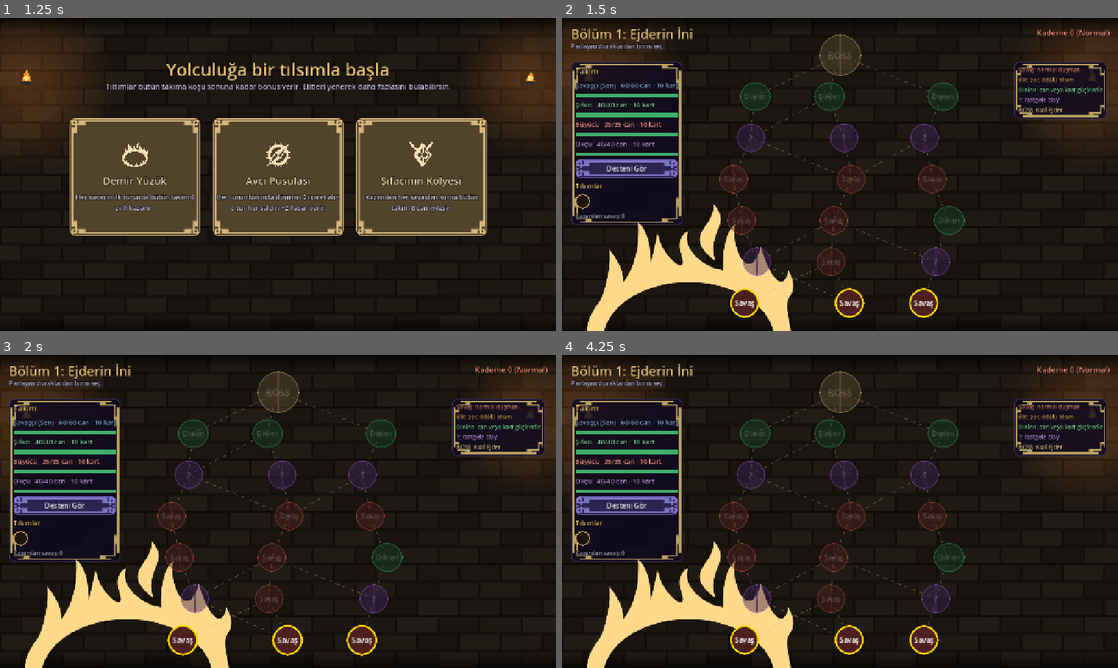
Above: before the commit, frames 1-4 (two rows, left to right).
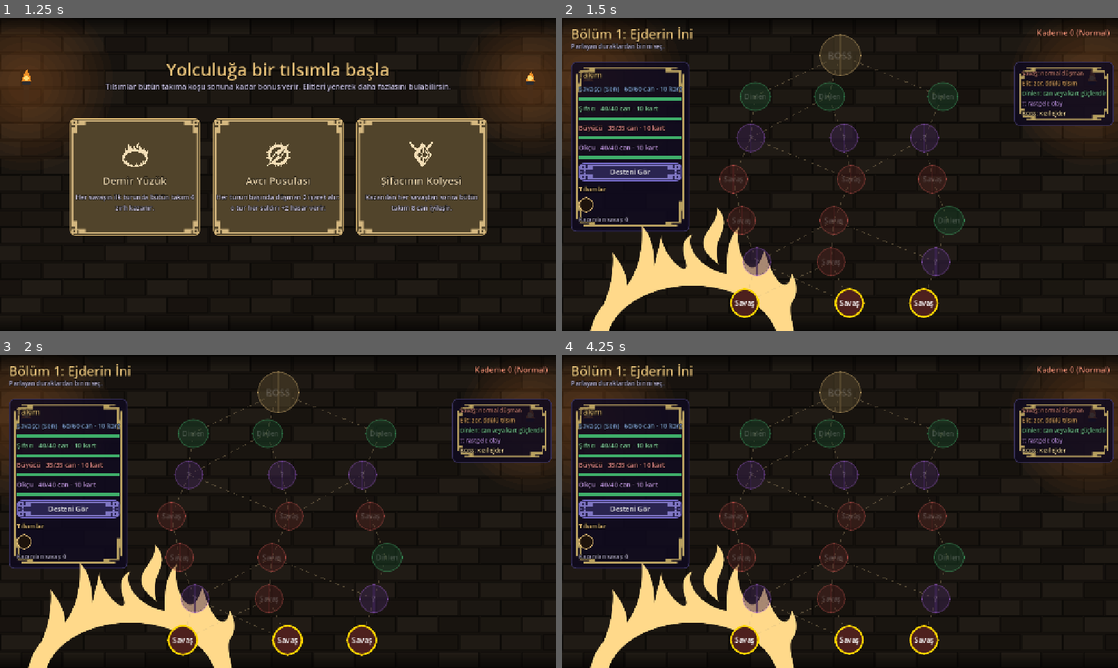
Above: after the commit, the same moments.

Repository: bogacavdar/coop-kart-oyunu
Game: Godot game, scene res://oyun.tscn
Same seed, same stepped clock (60 frames per second), same inputs: the game is played once before the commit and once after it.
Inputs (mouse positions are in pixels of both pictures, inside the frame that each line leads up to):
- Up to frame 1 (1.25 s): click (105, 190) at 0.52 s
- Up to frame 2 (1.5 s): click (695, 177) at 1.27 s
- Up to frame 3 (2 s): no input
- Up to frame 4 (4.25 s): click "Desteni Gör" at 2 s; click "Savaş" at 2.75 s; click "Savaş" at 3.5 s

Frame 1 is identical in both runs. In frame 2, 9.2% of the frame differs, in the area x 1-100%, y 14-100%; in frame 3, 9.1%; in frame 4, 9.2%.

Commit message:
3D modeller: kamera geri, Lich ve Hayalet renkleri, panel kenar boşlukları
Co-Authored-By: Claude Opus 5.5 <noreply@anthropic.com>
Claude-Session: https://claude.ai/code/session_01BTyhiEWYueC4ryox9s8zfK

Diff:
--- a/arayuz/harita_ekrani.gd
+++ b/arayuz/harita_ekrani.gd
@@ -127,7 +127,9 @@
 func _takim_paneli() -> void:
 	var panel := PanelContainer.new()
 	panel.position = Vector2(20, 100)
-	panel.add_theme_stylebox_override("panel", Arayuz.kutu_stili(Color(0.06, 0.04, 0.12, 0.85), Color("#3a3360")))
+	var panel_stili := Arayuz.kutu_stili(Color(0.06, 0.04, 0.12, 0.85), Color("#3a3360"))
+	panel_stili.set_content_margin_all(18)
+	panel.add_theme_stylebox_override("panel", panel_stili)
 	add_child(panel)
 	Arayuz.susle(panel, Color("#b8a060"), Arayuz.PANEL_CERCEVESI, -6.0)
 	var dikey := VBoxContainer.new()
@@ -166,7 +168,9 @@
 func _lejant() -> void:
 	var panel := PanelContainer.new()
 	panel.position = Vector2(1040, 100)
-	panel.add_theme_stylebox_override("panel", Arayuz.kutu_stili(Color(0.06, 0.04, 0.12, 0.85), Color("#3a3360")))
+	var panel_stili := Arayuz.kutu_stili(Color(0.06, 0.04, 0.12, 0.85), Color("#3a3360"))
+	panel_stili.set_content_margin_all(18)
+	panel.add_theme_stylebox_override("panel", panel_stili)
 	add_child(panel)
 	Arayuz.susle(panel, Color("#b8a060"), Arayuz.PANEL_CERCEVESI, -6.0)
 	var dikey := VBoxContainer.new()
--- a/savas/boss_gorunumu.gd
+++ b/savas/boss_gorunumu.gd
@@ -41,8 +41,8 @@
 		model = null
 	if not m.is_empty() and ResourceLoader.exists(str(m.get("dosya", ""))):
 		# Model, boss alanından daha uzun: ayakları alanın altına, başı yukarı taşar
-		model = Model3D.new(m, Vector2(BOYUT.x, BOYUT.y + 110))
-		model.position = Vector2(0, -95)
+		model = Model3D.new(m, Vector2(BOYUT.x, BOYUT.y + 60))
+		model.position = Vector2(0, -38)
 		add_child(model)
 
 
--- a/savas/dusmanlar.gd
+++ b/savas/dusmanlar.gd
@@ -94,7 +94,7 @@
 				],
 				"gorunum": {"sekil": "hayalet", "renk": "#8aa4cc", "goz": "#d0f4ff", "yaricap": 74.0,
 					"model": {"dosya": "res://varliklar/modeller/kaykit/Skeleton_Rogue.glb",
-						"renk": "#a8d0ff", "saydam": 0.55, "saldiri": "Spellcast_Shoot"}}}
+						"renk": "#6fa8ff", "saydam": 0.4, "saldiri": "Spellcast_Shoot"}}}
 		"mumya":
 			return {"id": id, "ad": "Kadim Mumya", "tip": "normal", "can": 52, "guc_artisi": 1,
 				"hamleler": [
@@ -135,7 +135,7 @@
 				],
 				"gorunum": {"sekil": "lich", "renk": "#4a3a6a", "goz": "#7affb0", "yaricap": 94.0,
 					"model": {"dosya": "res://varliklar/modeller/kaykit/Skeleton_Mage.glb",
-						"olcek": 1.22, "saldiri": "Spellcast_Shoot", "bekleme": "Idle_Combat"}}}
+						"renk": "#7a68b0", "olcek": 1.15, "saldiri": "Spellcast_Shoot", "bekleme": "Idle_Combat"}}}
 		_:
 			return {"id": BOSS, "ad": "Kızıl Ejder", "tip": "boss", "can": 85, "guc_artisi": 3,
 				"hamleler": [
--- a/savas/model_3d.gd
+++ b/savas/model_3d.gd
@@ -49,8 +49,8 @@
 
 	var kamera := Camera3D.new()
 	kamera.fov = 32
-	var konum := Vector3(0, float(ayar.get("kamera_y", 1.35)), float(ayar.get("uzaklik", 4.6)))
-	var hedef := Vector3(0, float(ayar.get("hedef_y", 1.0)), 0)
+	var konum := Vector3(0, float(ayar.get("kamera_y", 1.6)), float(ayar.get("uzaklik", 7.2)))
+	var hedef := Vector3(0, float(ayar.get("hedef_y", 1.15)), 0)
 	kamera.transform = Transform3D(Basis.looking_at(hedef - konum, Vector3.UP), konum)
 	_vp.add_child(kamera)
 
--- a/savas/savas_ekrani.gd
+++ b/savas/savas_ekrani.gd
@@ -7,10 +7,10 @@
 
 signal savas_bitti(motor: SavasMotoru)
 
-const BOSS_MERKEZI := Vector2(640, 285)
+const BOSS_MERKEZI := Vector2(640, 292)
 ## Koltukların portre merkezleri: alt (sen), sol, üst, sağ
 const KOLTUK_MERKEZLERI: Array[Vector2] = [
-	Vector2(498, 520), Vector2(150, 285), Vector2(640, 64), Vector2(1130, 285),
+	Vector2(498, 520), Vector2(150, 285), Vector2(640, 54), Vector2(1130, 285),
 ]
 const EL_Y := 668.0
 const EL_ARALIK := 132.0
@@ -103,7 +103,9 @@
 	_niyet_kutu.position = Vector2(790, 150)
 	_niyet_kutu.mouse_filter = Control.MOUSE_FILTER_STOP
 	Ipucu.baglan(_niyet_kutu, _niyet_ipucu)
-	_niyet_kutu.add_theme_stylebox_override("panel", _kutu_stili(Color(0.1, 0.05, 0.02, 0.85), Color("#ffb347")))
+	var niyet_stili := _kutu_stili(Color(0.1, 0.05, 0.02, 0.85), Color("#ffb347"))
+	niyet_stili.set_content_margin_all(18)
+	_niyet_kutu.add_theme_stylebox_override("panel", niyet_stili)
 	add_child(_niyet_kutu)
 	Arayuz.susle(_niyet_kutu, Color("#ffb347"), Arayuz.PANEL_CERCEVESI, -6.0)
 	_niyet = Label.new()
@@ -132,7 +134,9 @@
 	var log_panel := PanelContainer.new()
 	log_panel.position = Vector2(14, 585)
 	log_panel.size = Vector2(250, 122)
-	log_panel.add_theme_stylebox_override("panel", _kutu_stili(Color(0.05, 0.04, 0.1, 0.8), Color("#3a3360")))
+	var log_stili := _kutu_stili(Color(0.05, 0.04, 0.1, 0.8), Color("#3a3360"))
+	log_stili.set_content_margin_all(16)
+	log_panel.add_theme_stylebox_override("panel", log_stili)
 	add_child(log_panel)
 	Arayuz.susle(log_panel, Color("#8a7fd0"), Arayuz.PANEL_CERCEVESI, -6.0)
 	_log = RichTextLabel.new()
@@ -160,7 +164,9 @@
 	# Hedef seçme bandı (müttefik kartı seçilince görünür)
 	_hedef_bandi = PanelContainer.new()
 	_hedef_bandi.mouse_filter = Control.MOUSE_FILTER_IGNORE
-	_hedef_bandi.add_theme_stylebox_override("panel", _kutu_stili(Color(0.02, 0.12, 0.06, 0.92), Color("#7dffa0")))
+	var bant_stili := _kutu_stili(Color(0.02, 0.12, 0.06, 0.92), Color("#7dffa0"))
+	bant_stili.set_content_margin_all(18)
+	_hedef_bandi.add_theme_stylebox_override("panel", bant_stili)
 	_hedef_bandi.z_index = 60
 	_hedef_bandi.visible = false
 	add_child(_hedef_bandi)
